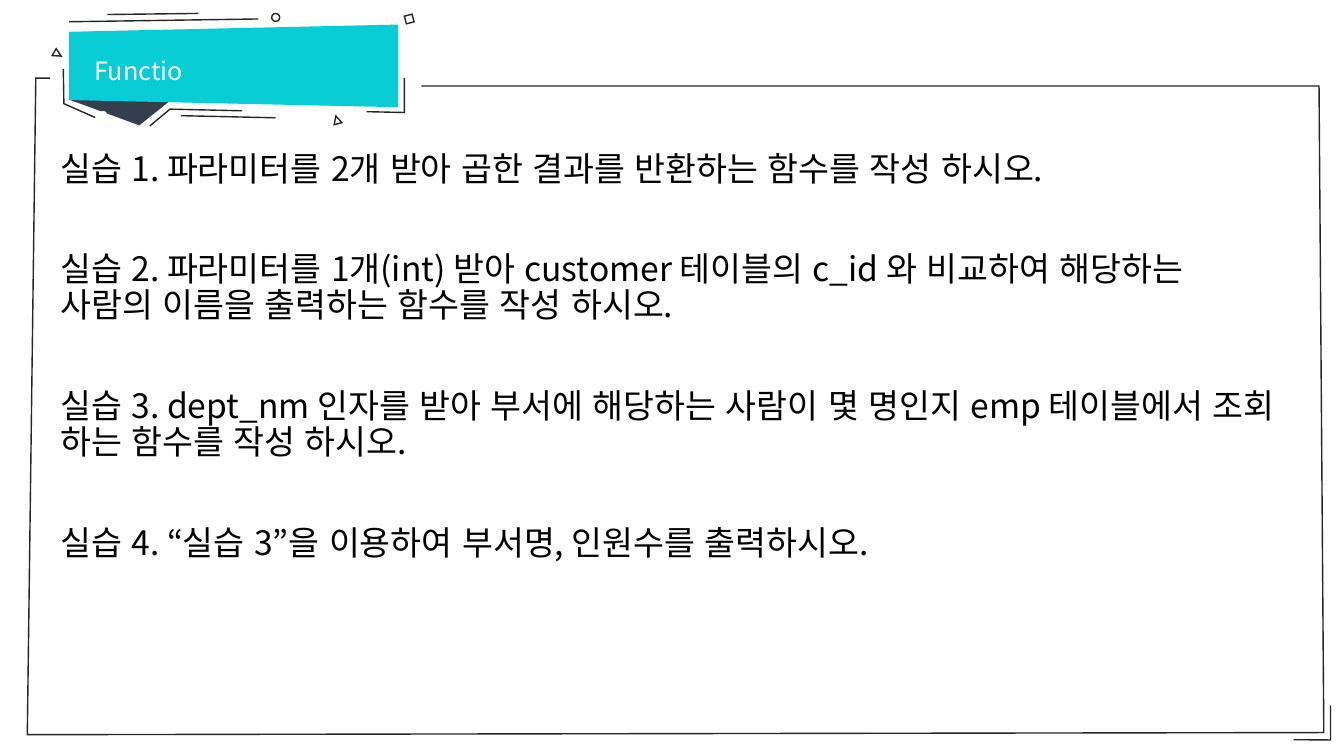
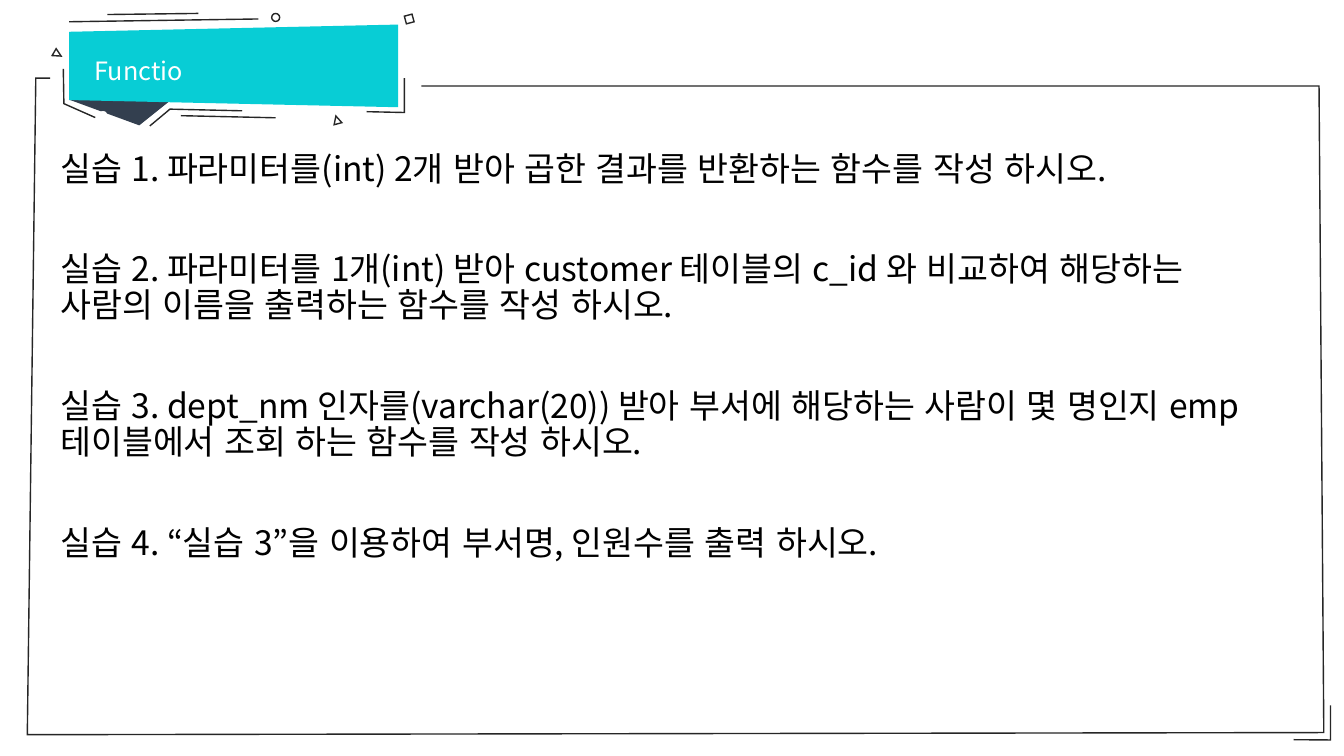
Before and after one commit to hitxid/openDatabase, a slide deck: slide 9 of database/10강 MySQL Procedure.pptx. Drawn at 1344x756 pixels with LibreOffice and Linux fonts; fonts in the diff are those of the drawing. Boxes give left, top, right and bottom in pixels: in the first picture for what was removed or moved away, otherwise in the second. Text is boxed around its words. In the diff, an @@ line names an element or a change of style, - is before the commit and + after.

```diff
--- a/database/10강 MySQL Procedure.pptx
+++ b/database/10강 MySQL Procedure.pptx
@@ text at box(60, 153, 1106, 188): text changed @@
-실습 1. 파라미터를 2개 받아 곱한 결과를 반환하는 함수를 작성 하시오.
+실습 1. 파라미터를(int) 2개 받아 곱한 결과를 반환하는 함수를 작성 하시오.
@@ text at box(60, 390, 1240, 561): text changed @@
-실습 3. dept_nm 인자를 받아 부서에 해당하는 사람이 몇 명인지 emp 테이블에서 조회 하는 함수를 작성 하시오.
-실습 4. “실습 3”을 이용하여 부서명, 인원수를 출력하시오.
+실습 3. dept_nm 인자를(varchar(20)) 받아 부서에 해당하는 사람이 몇 명인지 emp 테이블에서 조회 하는 함수를 작성 하시오.
+실습 4. “실습 3”을 이용하여 부서명, 인원수를 출력 하시오.
```
Also in this commit, not shown: 1 other file.
